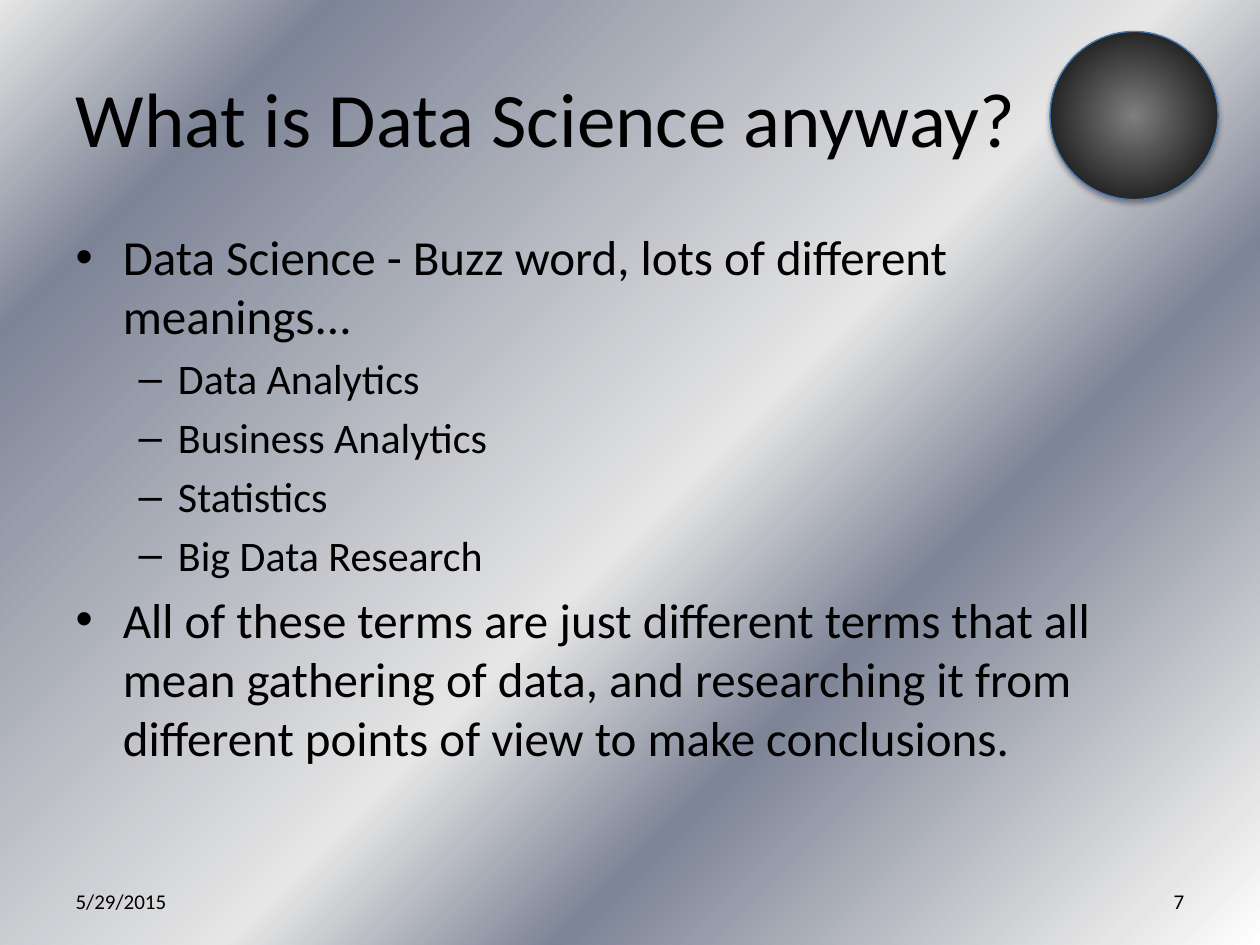
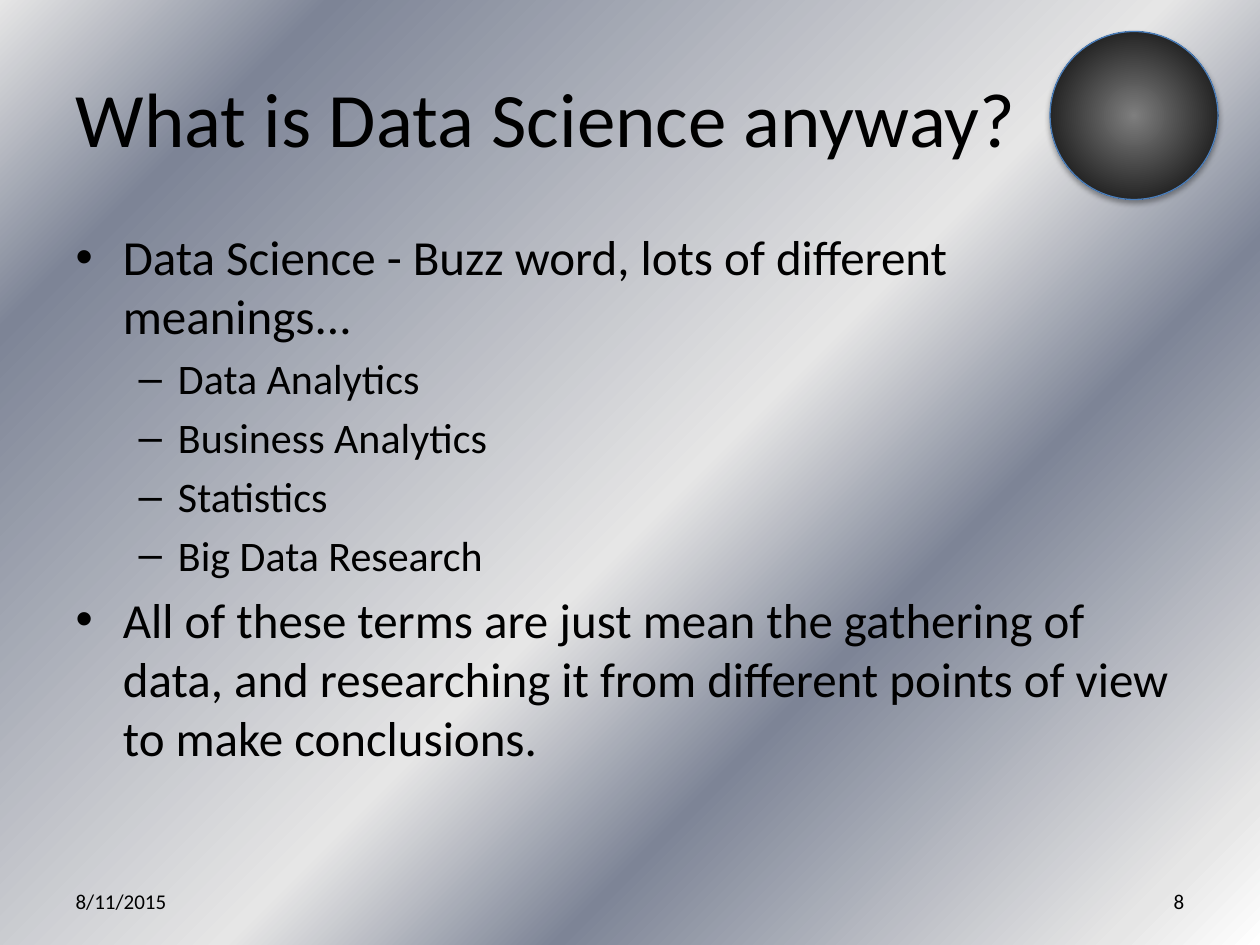
Before and after one commit to jegroom102080/What_is_Data_Science_Anyway, a slide deck: slide 8 of What is Data Science Anyway.pptx (slide 7 before the commit). Drawn at 1260x945 pixels with LibreOffice and Linux fonts; fonts in the diff are those of the drawing. Boxes give left, top, right and bottom in pixels: in the first picture for what was removed or moved away, otherwise in the second. Text is boxed around its words. In the diff, an @@ line names an element or a change of style, - is before the commit and + after.

```diff
--- a/What is Data Science Anyway.pptx
+++ b/What is Data Science Anyway.pptx
@@ text at [123,604,1168,757]: text changed @@
-• All of these terms are just different terms that all mean gathering of data, and researching it from different points of view to make conclusions.
+• All of these terms are just mean the gathering of data, and researching it from different points of view to make conclusions.
@@ text at [76,894,167,910]: text changed @@
-5/29/2015
+8/11/2015
@@ page number at [1174,894,1185,909]: text changed @@
-7
+8
```
Also in this commit, not shown: 44 other slides changed, 1 slide added.
